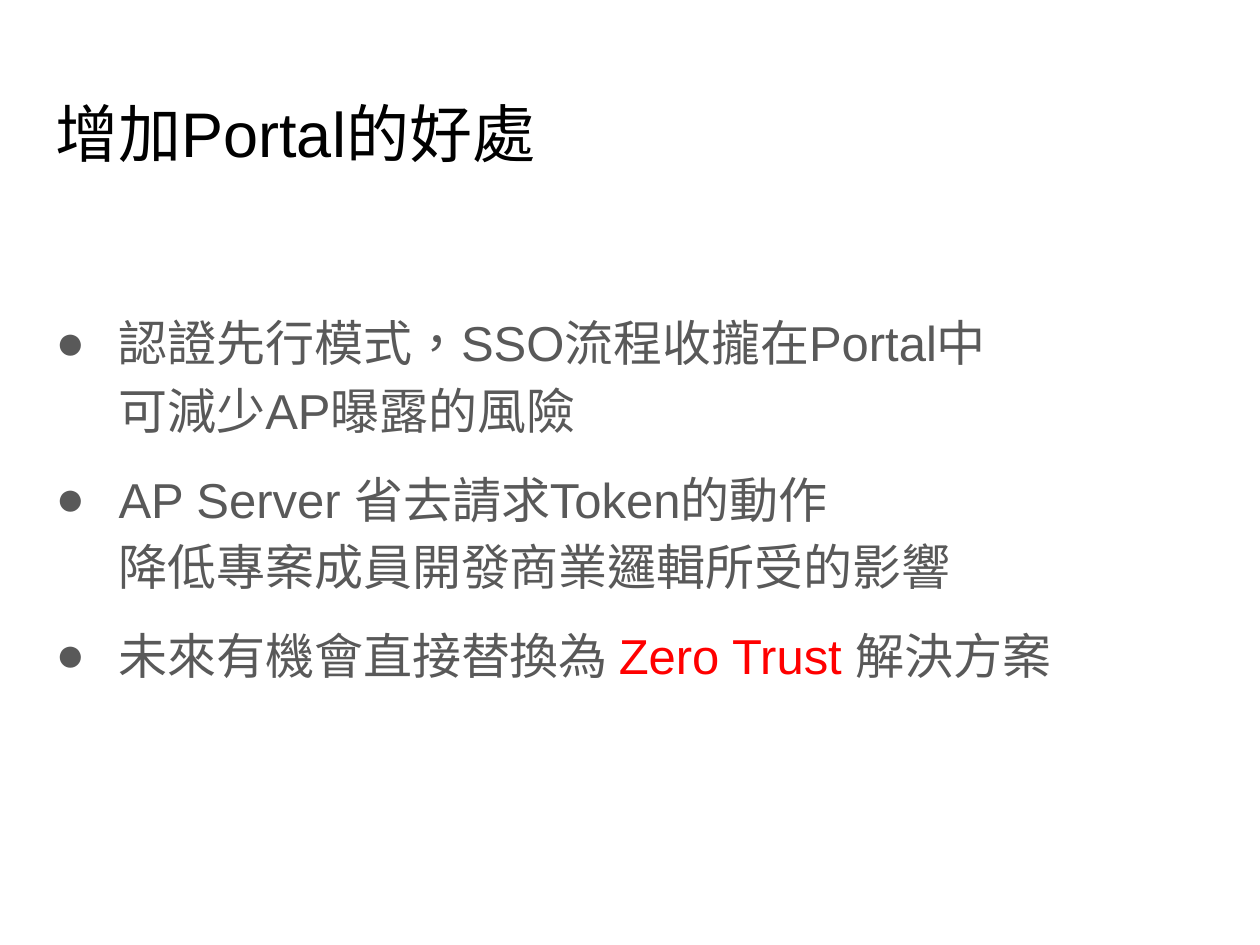
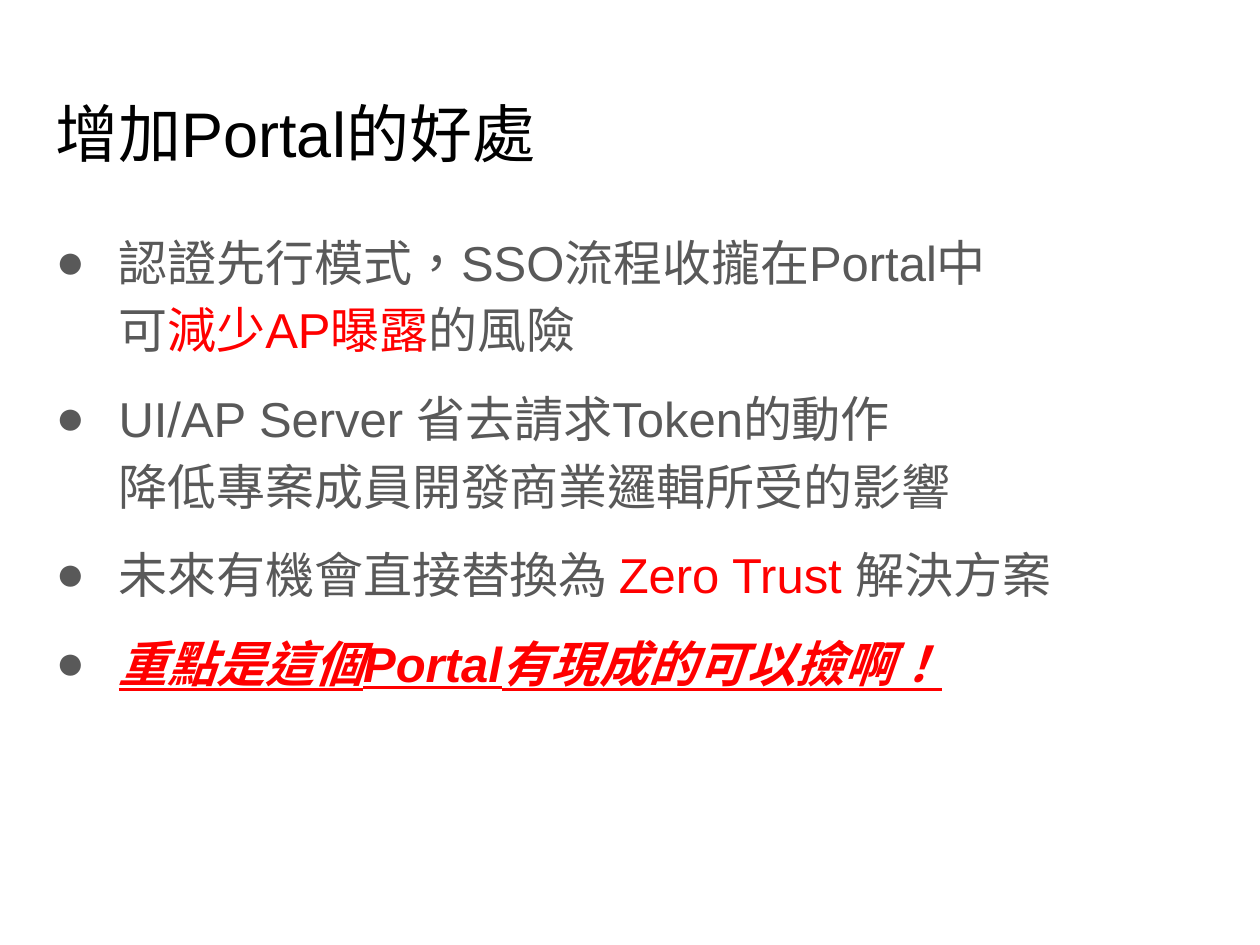
Before and after one commit to Sevenflanks/jcconf-2024-sso-flow-demo, a slide deck: slide 24 of JCC24_slide_Rhys.pptx (slide 23 before the commit). Drawn at 1260x945 pixels with LibreOffice and Linux fonts; fonts in the diff are those of the drawing; background and template pictures are left out. Boxes give left, top, right and bottom in pixels: in the first picture for what was removed or moved away, otherwise in the second. Text is boxed around its words. In the diff, an @@ line names an element or a change of style, - is before the commit and + after.

```diff
--- a/JCC24_slide_Rhys.pptx
+++ b/JCC24_slide_Rhys.pptx
@@ text at (119, 239, 986, 352): text colour #595959 to #FF0000 in "可減少AP曝露的風險" @@
@@ text at (119, 396, 951, 509): text changed @@
-● AP Server 省去請求Token的動作
-  降低專案成員開發商業邏輯所受的影響
+● UI/AP Server 省去請求Token的動作
+  降低專案成員開發商業邏輯所受的影響
@@ text at (119, 639, 364, 691): paragraph added @@
+● 重點是這個Portal有現成的可以撿啊！
```
Also in this commit, not shown: 8 other slides changed, 3 slides added.
